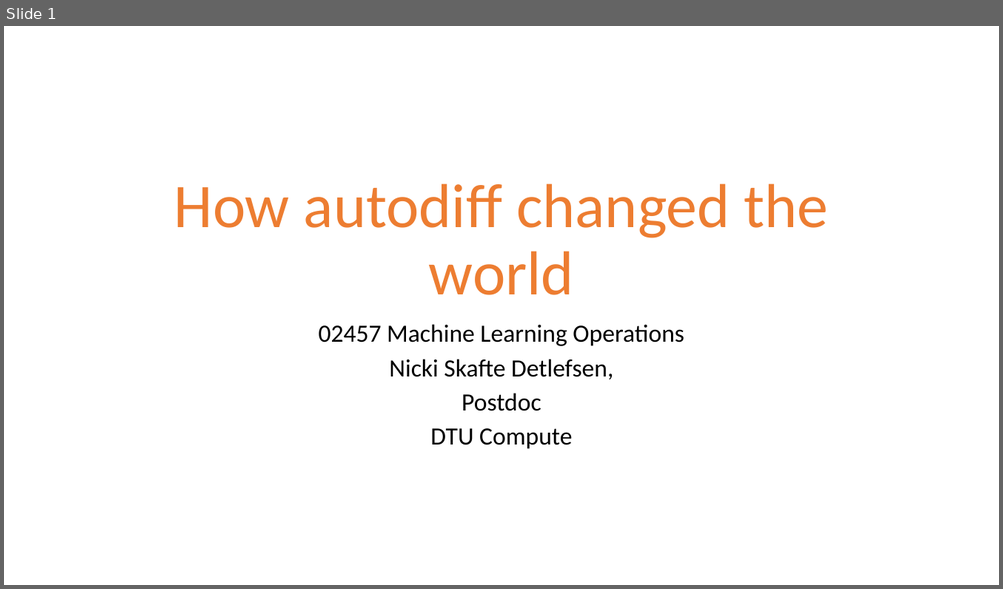
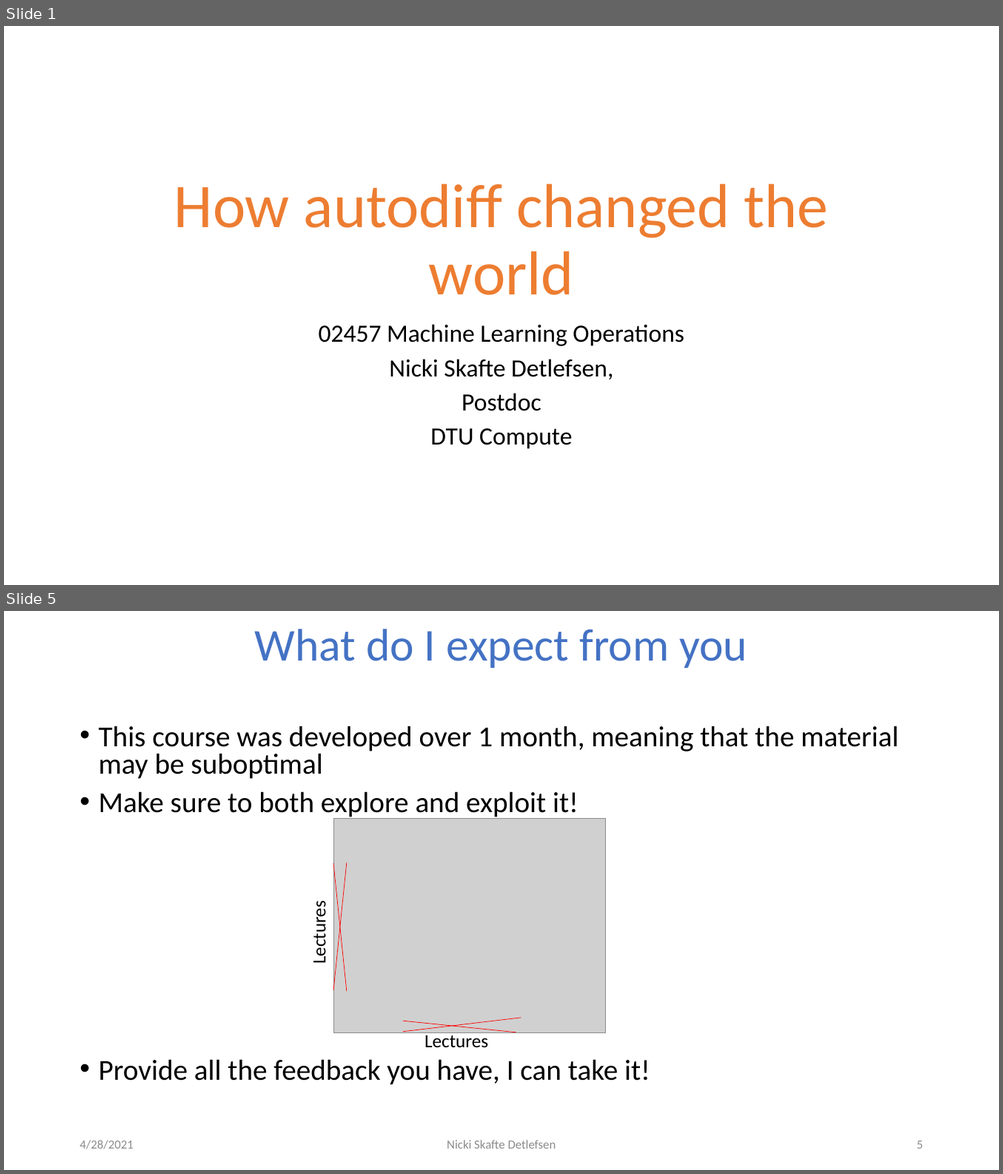
Before and after one commit to DeepEasterbunny/dtu_mlops, a slide deck: 1_introduction/How autodiff changed the world.pptx. Shown one above the other, each under a label of ours: slide 1 before the commit, slides 1 and 5 after it; the slides between them are not shown. The pictures are 1003x589 and 1003x1174 pixels, drawn with LibreOffice and Linux fonts; fonts in the diff are those of the drawing; grey boxes stand for pictures; background and template pictures are left out. Boxes give left, top, right and bottom in pixels: in the first picture for what was removed or moved away, otherwise in the second. Text is boxed around its words. In the diff, an @@ line names an element or a change of style, - is before the commit and + after.

```diff
--- a/1_introduction/How autodiff changed the world.pptx
+++ b/1_introduction/How autodiff changed the world.pptx
@@ slide 5 added at (4, 611, 999, 1170), background #FFFFFF @@
@@ title added at (255, 629, 747, 668), 44 pt, text #4472C4 @@
+What do I expect from you
@@ text added at (99, 726, 898, 1085), 28 pt, text #000000 @@
+• This course was developed over 1 month, meaning that the material may be suboptimal
+• Make sure to both explore and exploit it!
+• Provide all the feedback you have, I can take it!
@@ picture added at (334, 818, 606, 1034) @@
@@ line added from (347, 991) to (334, 864), #FF0000 0.5 pt @@
@@ line added from (334, 991) to (347, 863), #FF0000 0.5 pt @@
@@ text added at (307, 908, 330, 963), 18 pt, text #000000 @@
+Lectures
@@ line added from (403, 1032) to (521, 1017), #FF0000 0.5 pt @@
@@ line added from (403, 1022) to (516, 1033), #FF0000 0.5 pt @@
@@ text added at (424, 1032, 488, 1048), 18 pt, text #000000 @@
+Lectures
@@ text added at (79, 1140, 133, 1150), 12 pt, text #8C8C8C @@
+4/28/2021
@@ text added at (447, 1140, 556, 1149), 12 pt, text #8C8C8C @@
+Nicki Skafte Detlefsen
@@ page number added at (916, 1141, 922, 1149), 12 pt, text #8C8C8C @@
+5
```
Also in this commit, not shown: 7 slides changed, 4 other slides added, 6 other files.
